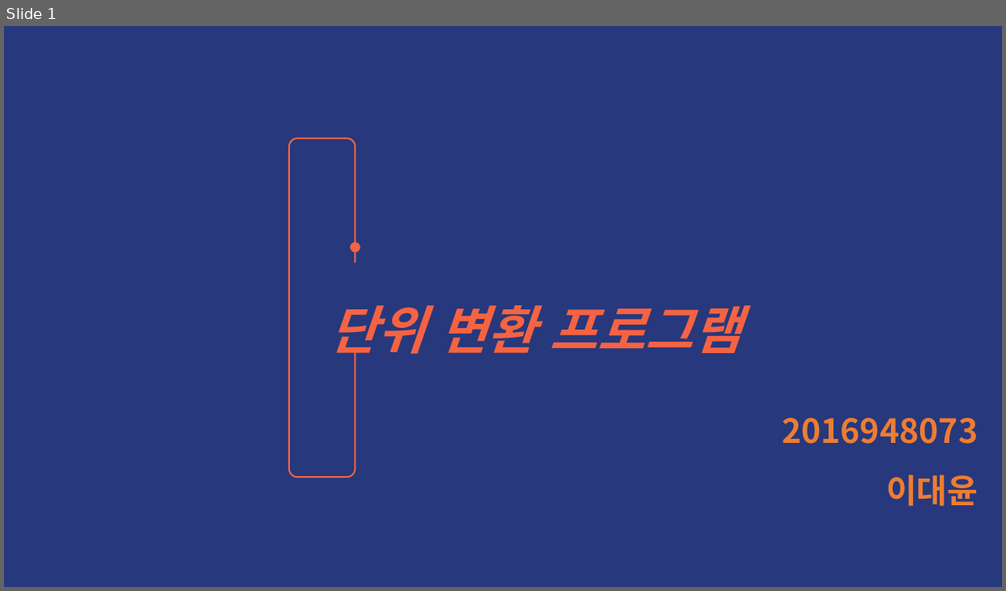
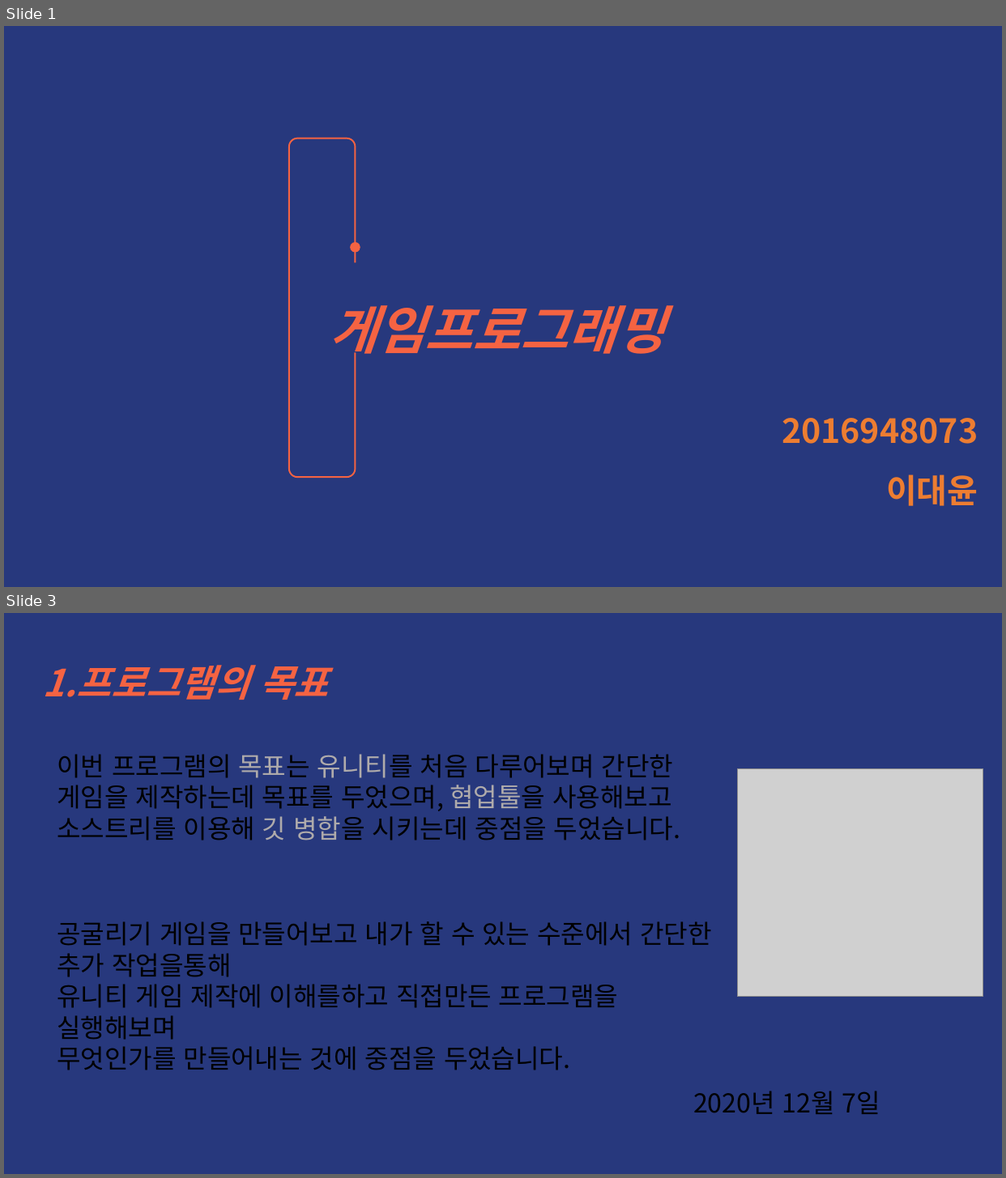
Before and after one commit to LeeDaeYun0313/gameprogramming, a slide deck: 2016948073 (이대윤).pptx. Shown one above the other, each under a label of ours: slide 1 before the commit, slides 1 and 3 after it; the slides between them are not shown. The pictures are 1006x591 and 1006x1178 pixels, drawn with LibreOffice and Linux fonts; fonts in the diff are those of the drawing; grey boxes stand for pictures. Boxes give left, top, right and bottom in pixels: in the first picture for what was removed or moved away, otherwise in the second. Text is boxed around its words. In the diff, an @@ line names an element or a change of style, - is before the commit and + after.

Commit message:
12월7일 발표 ppt
유니티게임

```diff
--- a/2016948073 (이대윤).pptx
+++ b/2016948073 (이대윤).pptx
@@ slide 3 added at (x1=4, y1=613, x2=1002, y2=1174), background #27387D @@
@@ text added at (x1=43, y1=665, x2=328, y2=700), 36 pt, text none, bold, italic @@
+1.프로그램의 목표
@@ text added at (x1=57, y1=754, x2=680, y2=841), 25 pt, text #000000 @@
+이번 프로그램의 목표는 유니티를 처음 다루어보며 간단한 게임을 제작하는데 목표를 두었으며, 협업툴을 사용해보고 소스트리를 이용해 깃 병합을 시키는데 중점을 두었습니다.
@@ picture added at (x1=738, y1=769, x2=983, y2=997) @@
@@ text added at (x1=57, y1=922, x2=711, y2=1071), 25 pt, text #000000 @@
+공굴리기 게임을 만들어보고 내가 할 수 있는 수준에서 간단한 추가 작업을통해
+유니티 게임 제작에 이해를하고 직접만든 프로그램을 실행해보며
+무엇인가를 만들어내는 것에 중점을 두었습니다.
@@ text added at (x1=693, y1=1091, x2=880, y2=1114), 25 pt, text #000000 @@
+2020년 12월 7일
@@ slide 1 changed as well @@
@@ text at (x1=330, y1=305, x2=664, y2=363): text changed @@
-단위 변환 프로그램
+게임프로그래밍
```
Also in this commit, not shown: 1 other slide changed, 6 other slides added, 7 slides removed.
